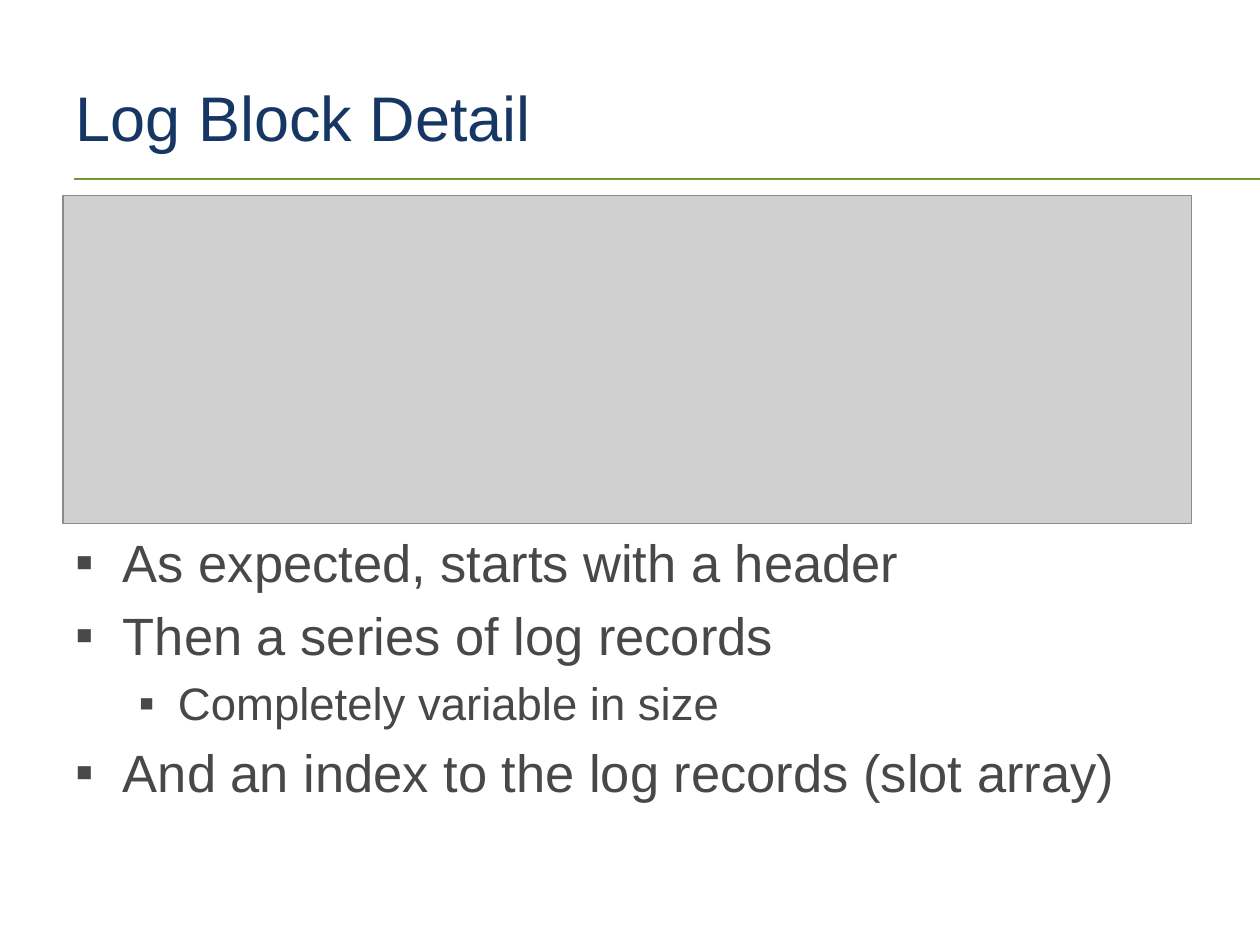
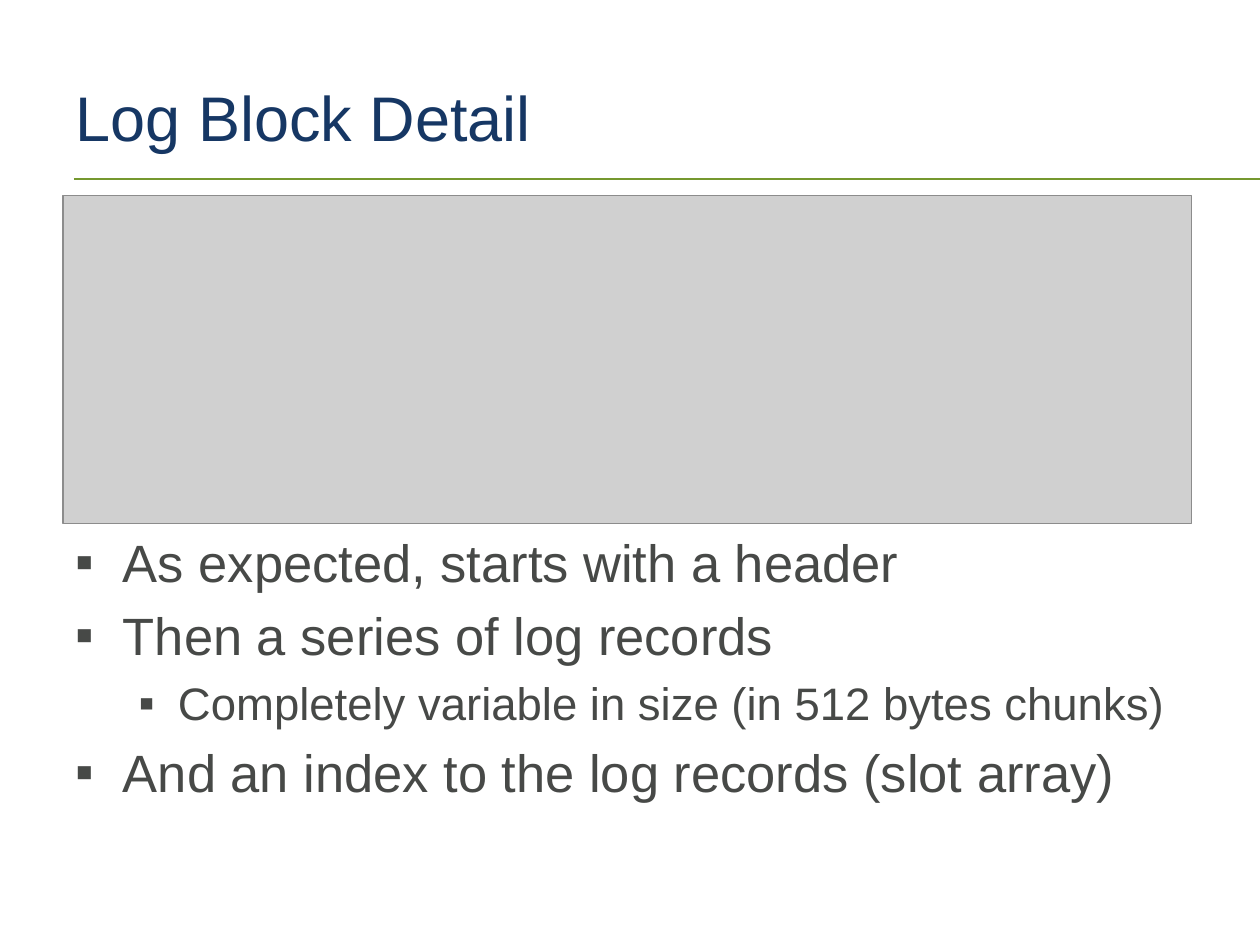
Before and after one commit to tf3604/LogFilePresentation, a slide deck: slide 19 of TransactionLog.pptx. Drawn at 1260x945 pixels with LibreOffice and Linux fonts; fonts in the diff are those of the drawing; grey boxes stand for pictures; background and template pictures are left out. Boxes give left, top, right and bottom in pixels: in the first picture for what was removed or moved away, otherwise in the second. Text is boxed around its words. In the diff, an @@ line names an element or a change of style, - is before the commit and + after.

```diff
--- a/TransactionLog.pptx
+++ b/TransactionLog.pptx
@@ text at <box>178,687,1163,729</box>: text changed @@
-  ▪ Completely variable in size
+  ▪ Completely variable in size (in 512 bytes chunks)
```
Also in this commit, not shown: 2 other slides changed.
